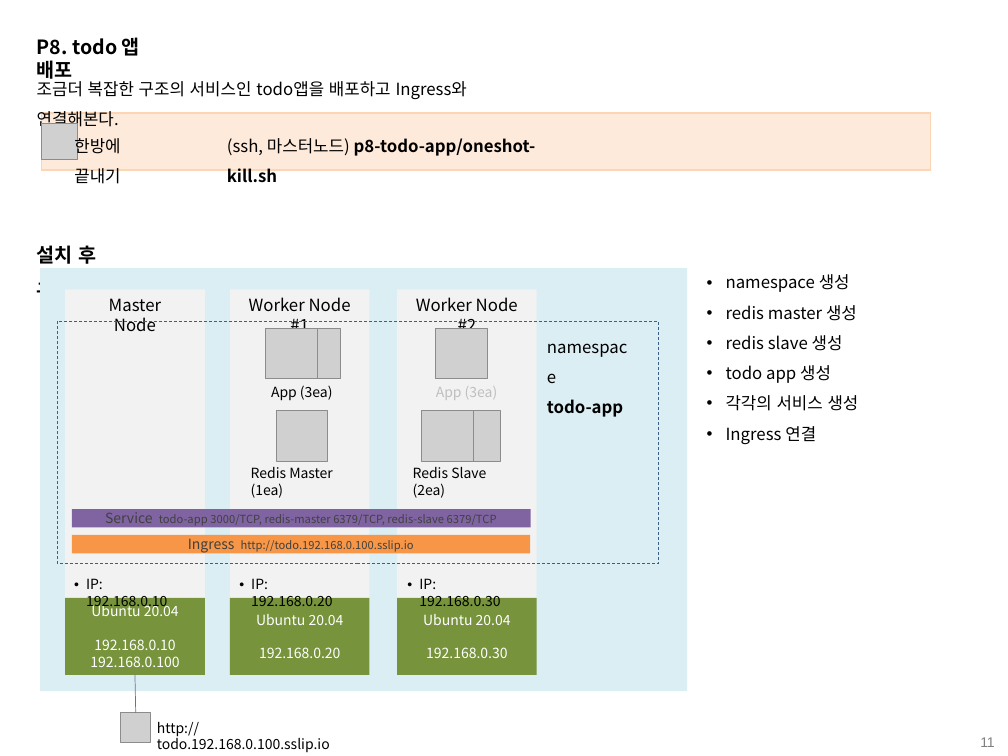
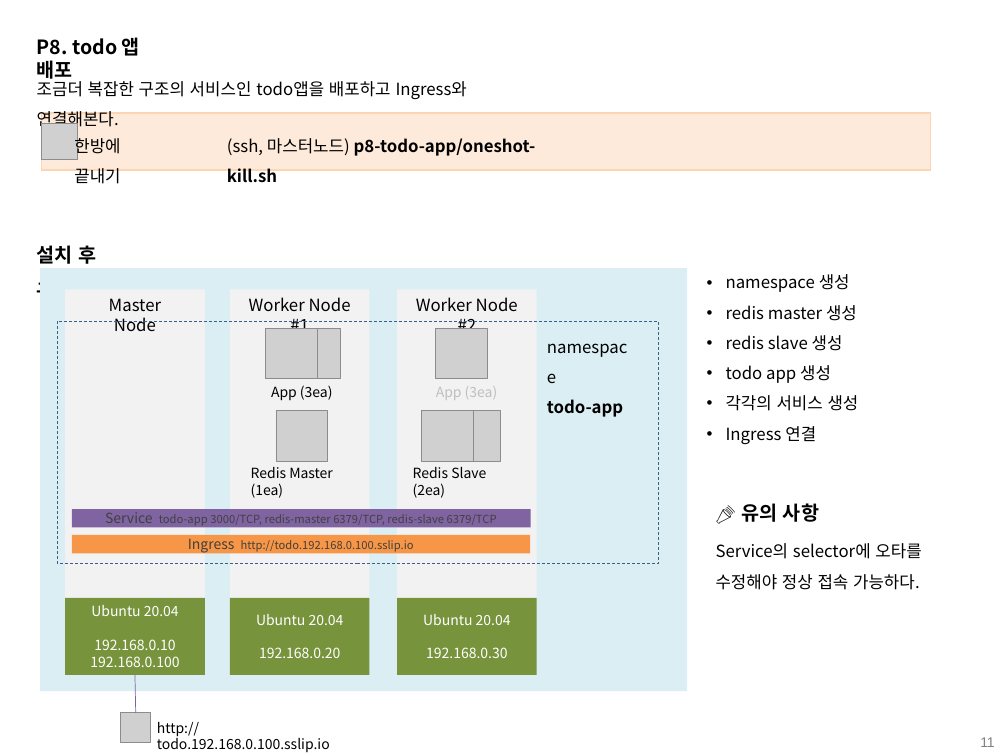
Before and after one commit to grollcake/k8s-practice, a slide deck: slide 11 of k8s practice.pptx. Drawn at 1008x756 pixels with LibreOffice and Linux fonts; fonts in the diff are those of the drawing; grey boxes stand for pictures. Boxes give left, top, right and bottom in pixels: in the first picture for what was removed or moved away, otherwise in the second. Text is boxed around its words. In the diff, an @@ line names an element or a change of style, - is before the commit and + after.

```diff
--- a/k8s practice.pptx
+++ b/k8s practice.pptx
@@ text added at (x1=741, y1=503, x2=819, y2=522), 14 pt, text #000000, bold @@
+📣 유의 사항
@@ text added at (x1=716, y1=543, x2=921, y2=590), 12 pt, text #000000 @@
+Service의 selector에 오타를 수정해야 정상 접속 가능하다.
@@ text removed at (x1=86, y1=578, x2=167, y2=610) @@
-• IP: 192.168.0.10
@@ text removed at (x1=251, y1=578, x2=332, y2=606) @@
-• IP: 192.168.0.20
@@ text removed at (x1=419, y1=578, x2=500, y2=606) @@
-• IP: 192.168.0.30
```
Also in this commit, not shown: 3 other slides changed, 1 other file.
